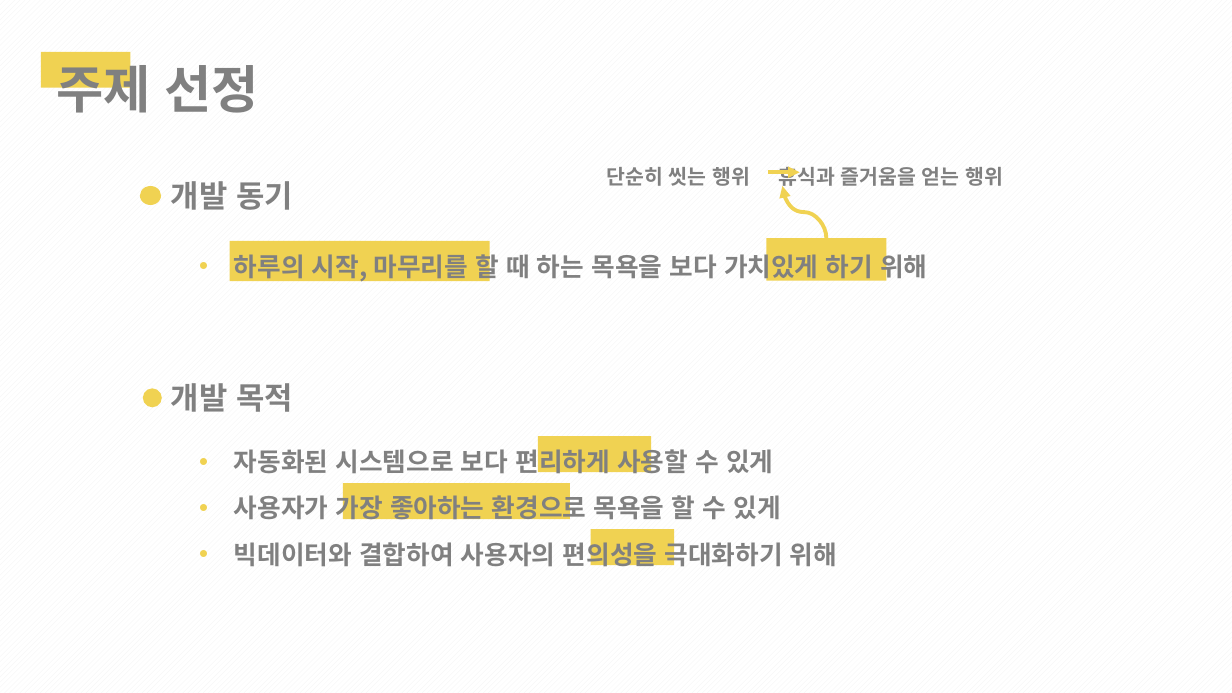
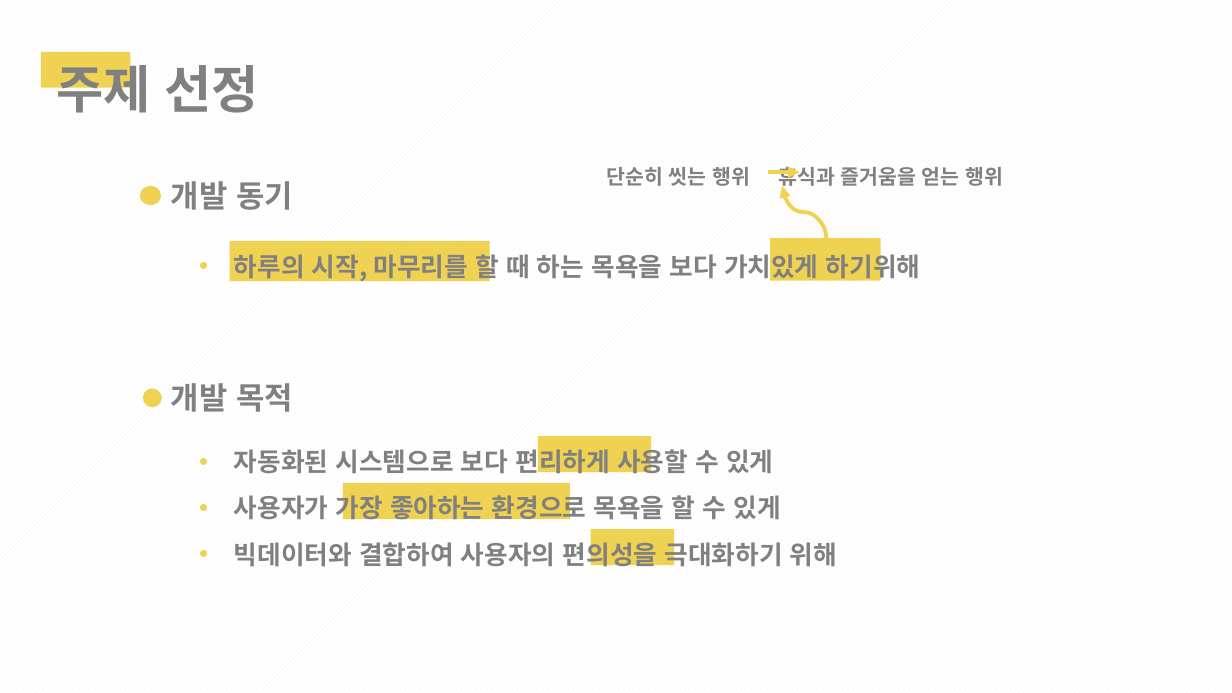
Before and after one commit to 1team-CapstonDesign1/weekly_Report, a slide deck: slide 6 of Week_11/1조_11주차_cd_발표PPT.pptx. Drawn at 1232x693 pixels with LibreOffice and Linux fonts; fonts in the diff are those of the drawing. Boxes give left, top, right and bottom in pixels: in the first picture for what was removed or moved away, otherwise in the second. Text is boxed around its words. In the diff, an @@ line names an element or a change of style, - is before the commit and + after.

```diff
--- a/Week_11/1조_11주차_cd_발표PPT.pptx
+++ b/Week_11/1조_11주차_cd_발표PPT.pptx
@@ rectangle resized from (x1=766, y1=238, x2=886, y2=281) to (x1=771, y1=238, x2=882, y2=281) @@
@@ text at (x1=234, y1=250, x2=921, y2=283): spaces changed @@
-• 하루의 시작, 마무리를 할 때 하는 목욕을 보다 가치있게 하기 위해
+• 하루의 시작, 마무리를 할 때 하는 목욕을 보다 가치있게 하기위해
```
Also in this commit, not shown: 21 other slides changed, 3 slides added, 1 slide removed.
